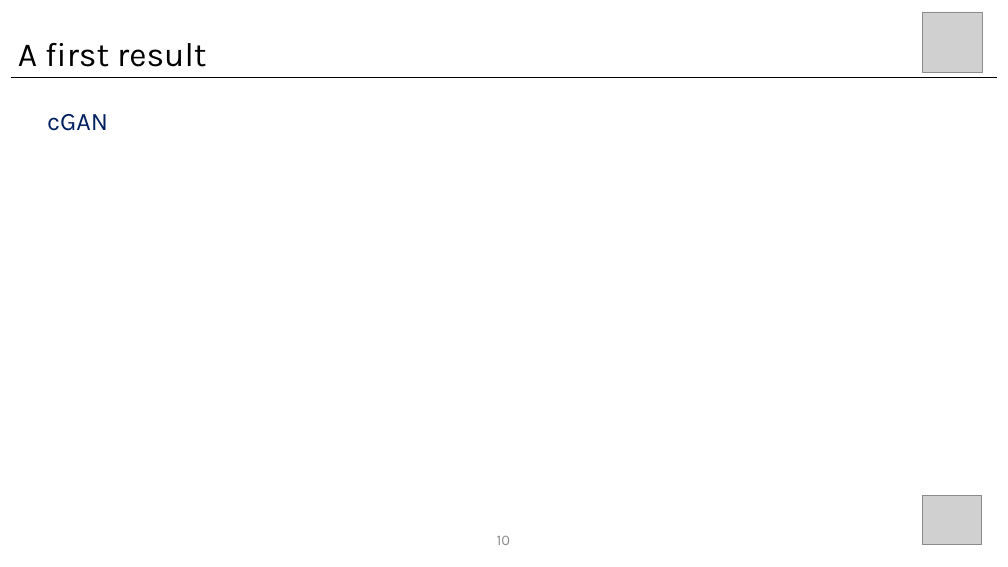
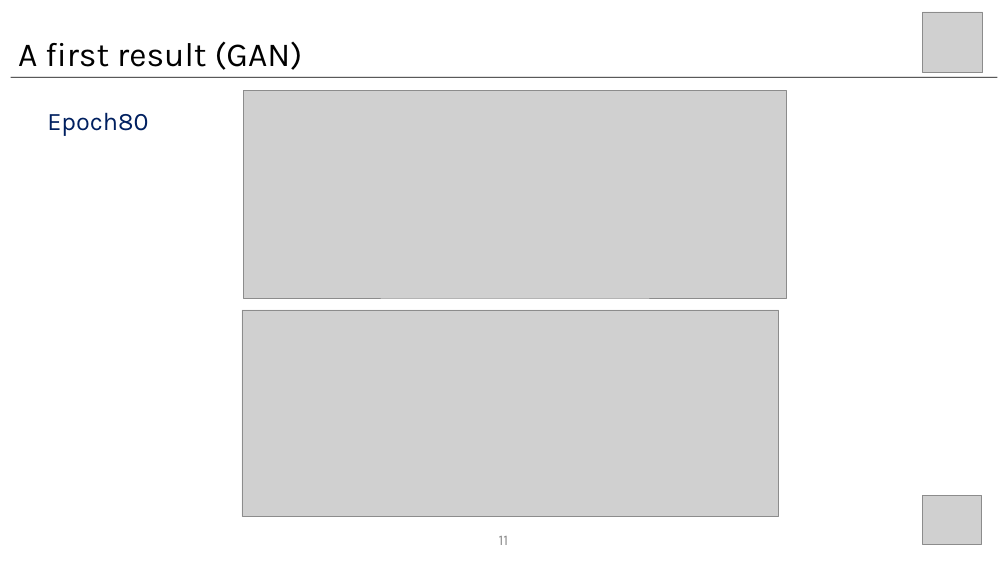
Before and after one commit to wangyi111/Building-Vectorization-3D, a slide deck: slide 11 of assets/reports/20201029_BuildNetwork.pptx (slide 10 before the commit). Drawn at 1008x567 pixels with LibreOffice and Linux fonts; fonts in the diff are those of the drawing; grey boxes stand for pictures. Boxes give left, top, right and bottom in pixels: in the first picture for what was removed or moved away, otherwise in the second. Text is boxed around its words. In the diff, an @@ line names an element or a change of style, - is before the commit and + after.

```diff
--- a/assets/reports/20201029_BuildNetwork.pptx
+++ b/assets/reports/20201029_BuildNetwork.pptx
@@ text at (x1=18, y1=41, x2=303, y2=70): text changed @@
-A first result
+A first result (GAN)
@@ line (11, 77) - (997, 77): stroke #000000 0.5 pt to #000000 0.75 pt @@
@@ text at (x1=47, y1=112, x2=148, y2=136): text changed @@
-cGAN
+Epoch80
@@ picture added at (x1=243, y1=91, x2=786, y2=298) @@
@@ picture added at (x1=242, y1=310, x2=779, y2=516) @@
@@ page number at (x1=499, y1=536, x2=509, y2=545): text changed; text colour #8C8C8C to #8B8B8B @@
-10
+11
```
Also in this commit, not shown: 11 other slides changed, 5 slides added, 1 slide removed, 1 other file.
